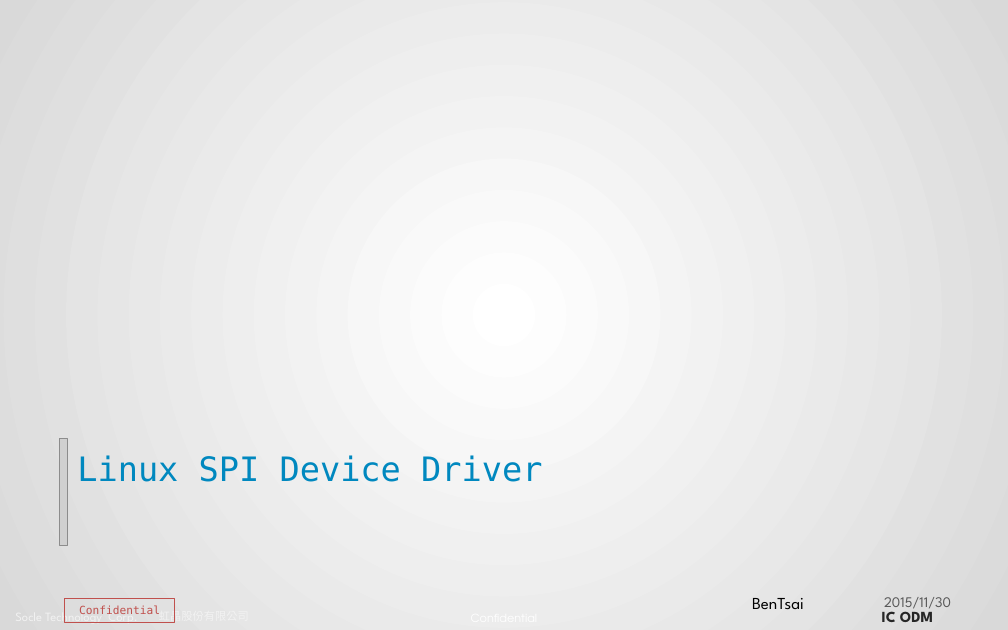
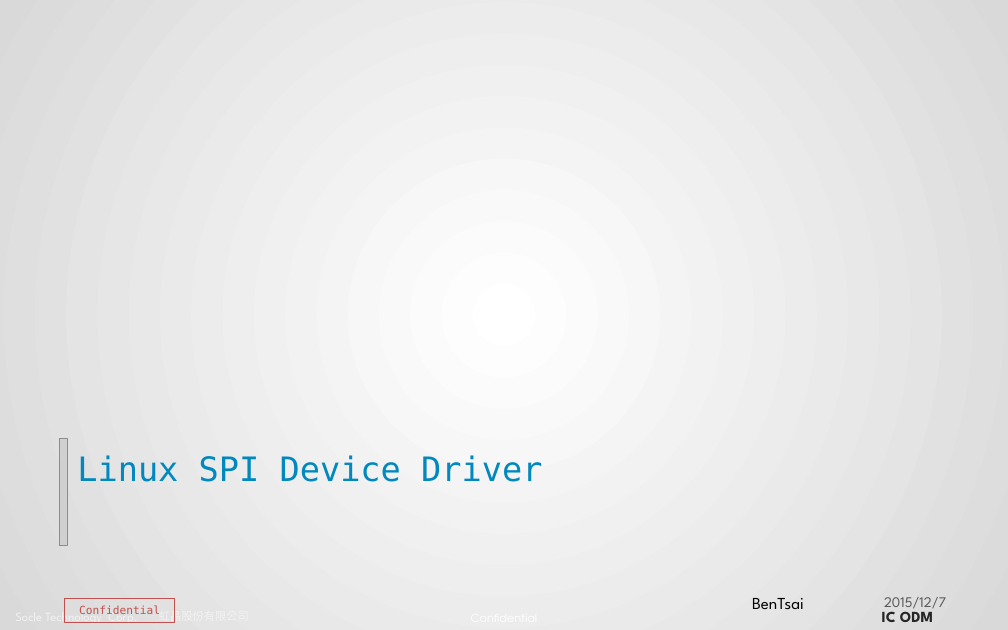
Before and after one commit to JomaskTsai/ppt_linux, a slide deck: slide 1 of spi_report_ben.pptx. Drawn at 1008x630 pixels with LibreOffice and Linux fonts; fonts in the diff are those of the drawing; grey boxes stand for pictures; background and template pictures are left out. Boxes give left, top, right and bottom in pixels: in the first picture for what was removed or moved away, otherwise in the second. Text is boxed around its words. In the diff, an @@ line names an element or a change of style, - is before the commit and + after.

```diff
--- a/spi_report_ben.pptx
+++ b/spi_report_ben.pptx
@@ text at [884,597,946,613]: text changed @@
-2015/11/30
+2015/12/7
```
Also in this commit, not shown: 1 slide added, 1 other file.
